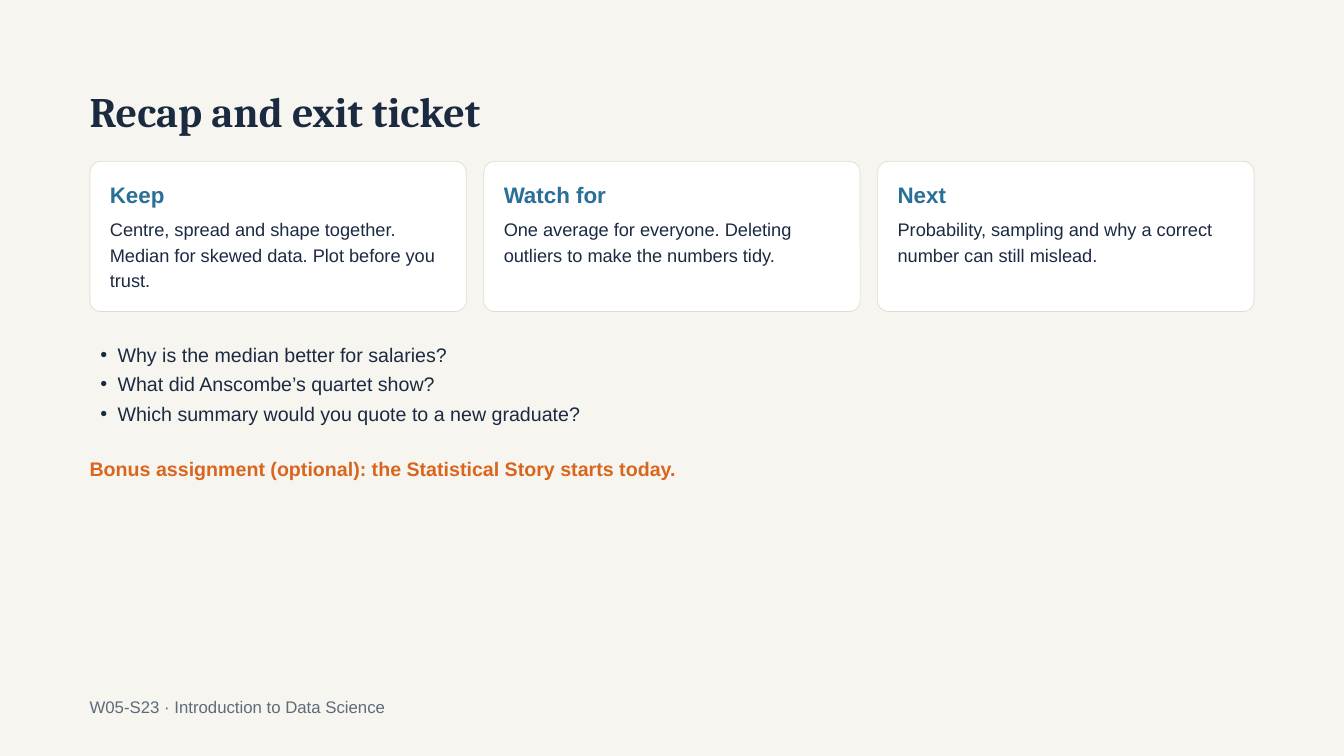
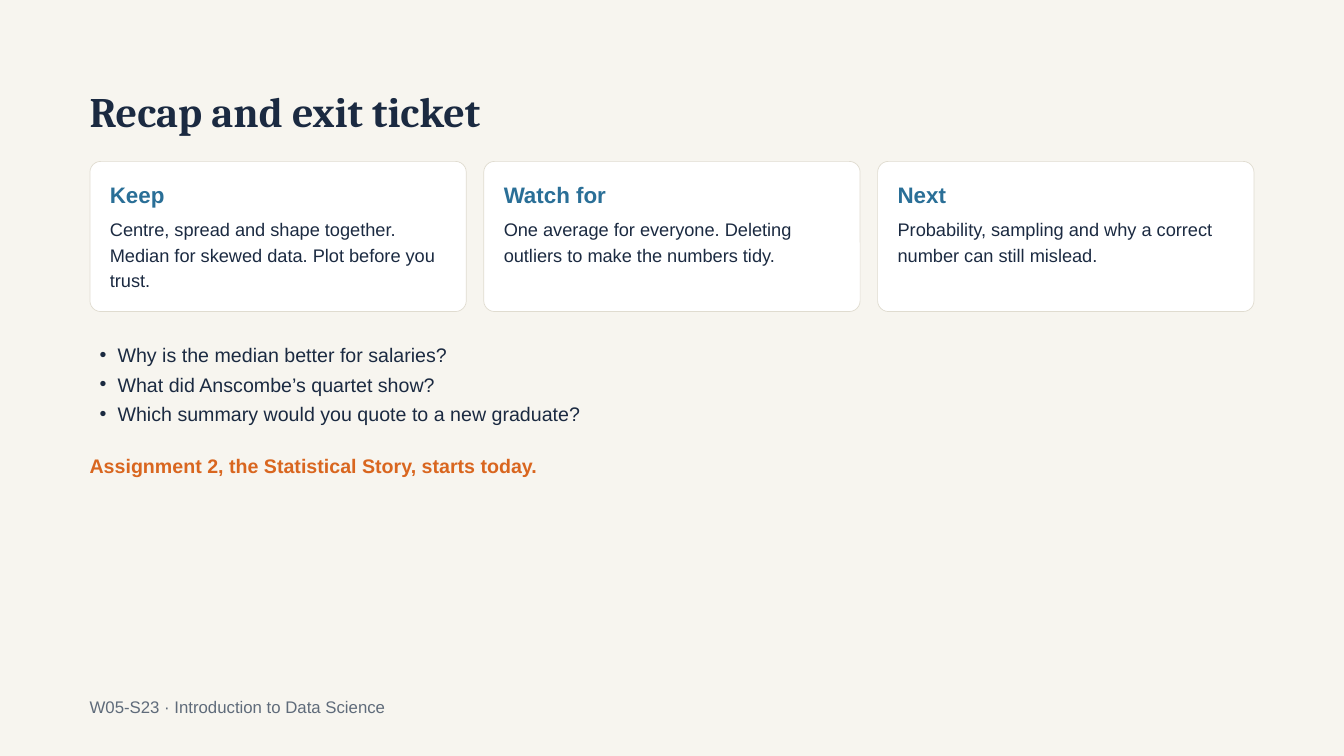
Before and after one commit to a6dulrauf/introduction-to-data-science-fall26, a slide deck: slide 23 of week 5/Intro to Data Science — Week 5 Descriptive Statistics.pptx. Drawn at 1344x756 pixels with LibreOffice and Linux fonts; fonts in the diff are those of the drawing. Boxes give left, top, right and bottom in pixels: in the first picture for what was removed or moved away, otherwise in the second. Text is boxed around its words. In the diff, an @@ line names an element or a change of style, - is before the commit and + after.

```diff
--- a/week 5/Intro to Data Science — Week 5 Descriptive Statistics.pptx
+++ b/week 5/Intro to Data Science — Week 5 Descriptive Statistics.pptx
@@ text at bbox=[90, 458, 537, 477]: text changed @@
-Bonus assignment (optional): the Statistical Story starts today.
+Assignment 2, the Statistical Story, starts today.
```
Also in this commit, not shown: 10 other files.
